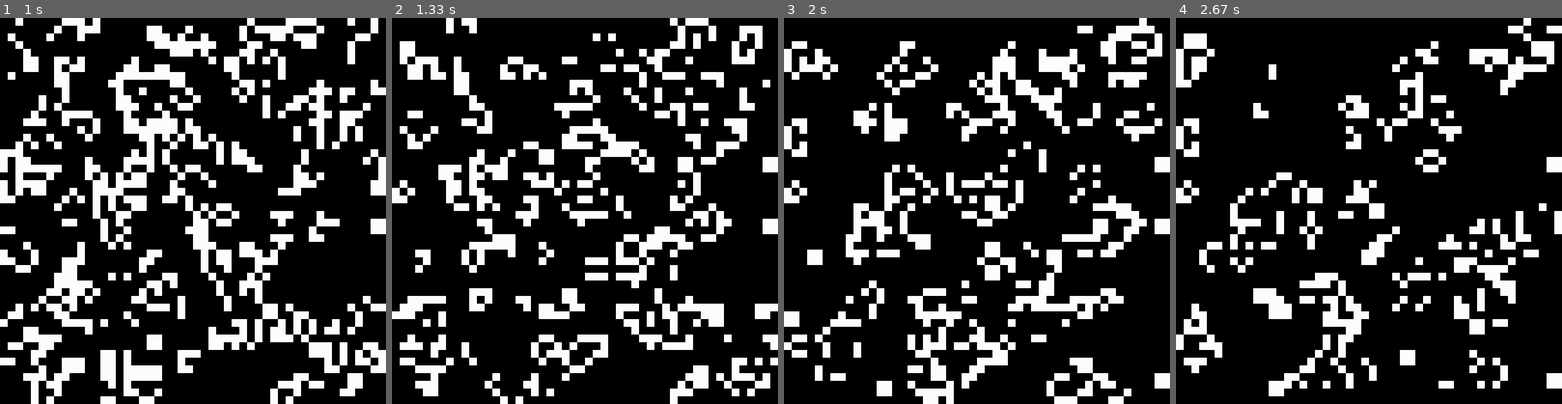
Above: before the commit, frames 1-4 (left to right).
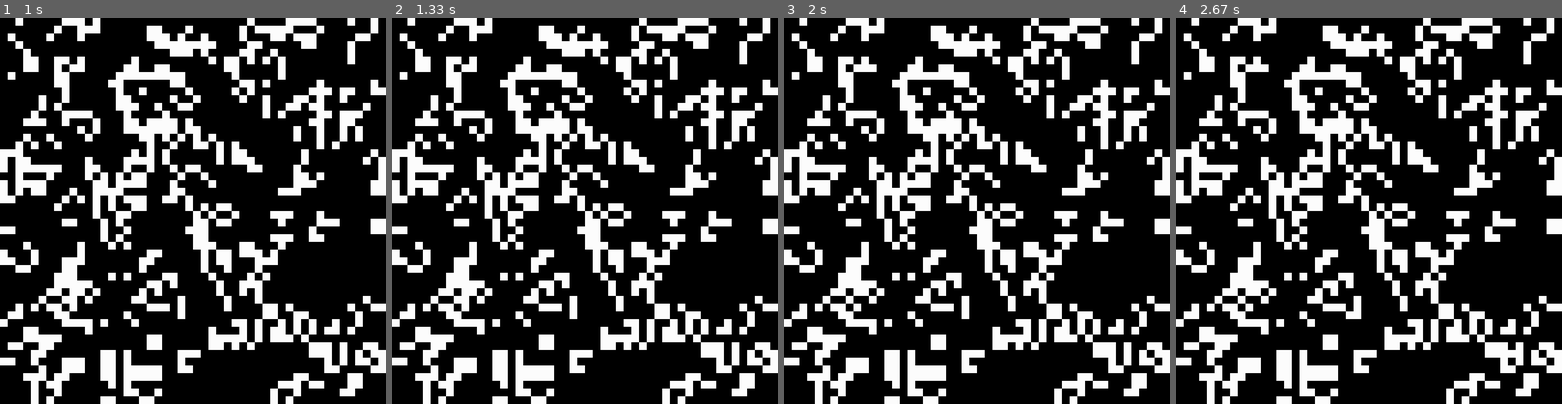
Above: after the commit, the same moments.

Repository: piotrksiazek/Pygame-of-Life
Game: pygame game, started from main.py
The game is run twice, just before and just after one commit, with the same random seed, the same clock (stepped at 60 frames per second) and the same inputs.
Inputs (mouse positions are in pixels of both pictures, inside the frame that each line leads up to):
- Up to frame 1 (1 s): tap Space at 0.33, 0.67 s
- Up to frame 2 (1.33 s): tap Space at 1 s
- Up to frame 3 (2 s): click (857, 299) at 1.38 s; click (876, 68) at 1.72 s
- Up to frame 4 (2.67 s): click (1349, 311) at 2.05 s; click (1515, 357) at 2.38 s

Frame 1 is identical in both runs. In frame 2, 31% of the frame differs, in the area x 0-100%, y 0-100%; in frame 3, 33%; in frame 4, 33%.

Commit message:
mozliwe pauzowanie

Diff:
--- a/main.py
+++ b/main.py
@@ -193,10 +193,15 @@
         self.settings = Settings()
         self.screen = pygame.display.set_mode((self.settings.scr_width, self.settings.scr_height))
 
-    def check_events(self):
+    def check_events(self, population):
         for event in pygame.event.get():
             if event.type == pygame.QUIT:
                 sys.exit()
+            elif event.type == pygame.KEYDOWN:
+                # This lets us pause the game and modify living and dead cells
+                if event.key == pygame.K_SPACE:
+                    population.ready = False
+                    population.pre_game()
 
     def main(self):
         population = Population()
@@ -205,7 +210,7 @@
         population.pre_game()
         while True:
             pygame.time.delay(100)
-            self.check_events()
+            self.check_events(population)
             next_gen = population.draw_grid(self.screen)
             population.grid = next_gen
             pygame.display.flip()
--- a/settings.py
+++ b/settings.py
@@ -7,8 +7,8 @@
         self.colors_of_death = [(0,0,0), (20,20,20), (150,150,150), (255,0,0)]
         self.max_color_of_life = len(self.colors_of_life) - 1
         self.max_color_of_death = len(self.colors_of_death) - 1
+        self.alive_color = self.colors_of_life[0]
+        self.dead_color = self.colors_of_death[0]
         self.scr_width = 1000
         self.scr_height = 1000
         self.cell_size = 20
-        self.alive_color = self.colors_of_life[0]
-        self.dead_color = self.colors_of_death[0]
